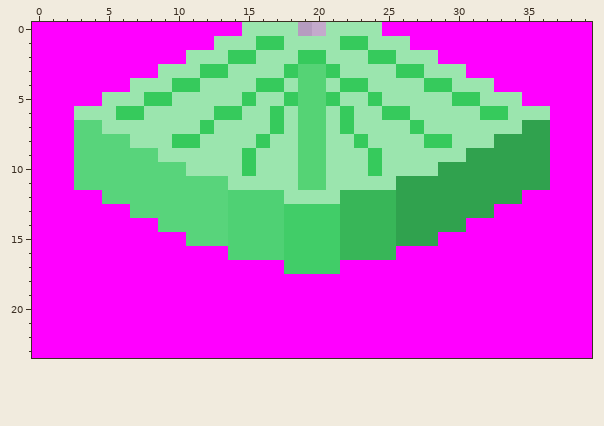
A pixel-art sprite gets an edit: trunk/media/conveyor_dir_3_turn_high.png. This is how it looked before the edit.
The file is 40x24 pixels.
New version:
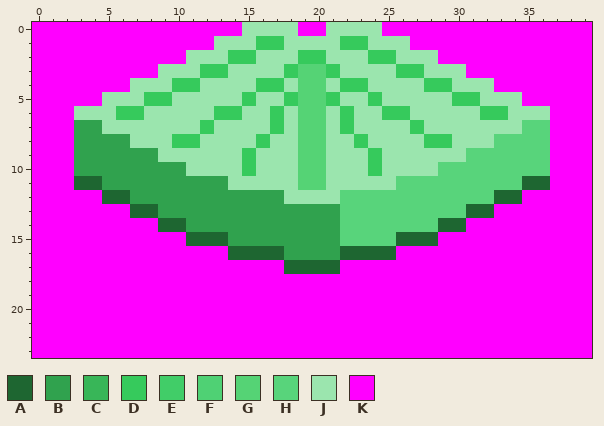
Palette (. is transparent): A #1e6631  B #30a24e  C #38b658  D #36ca5c  E #41cd68  F #4fd174  G #55d375  H #58d47b  J #9be5ae  K #ff00ff
The edit:
Changed rows in their new state; - is an unchanged pixel.
first column x 19:
 0 KK
first column x 3:
 7 BB------------------------------HH
 8 BBBB--------------------------HHHH
 9 BBBBBB----------------------HHHHHH
10 BBBBBBBB------------------HHHHHHHH
11 AABBBBBBBBB------------HHHHHHHHHAA
12 --AABBBBBBBBBBB----HHHHHHHHHHHAA--
13 ----AABBBBBBBBBBBBBHHHHHHHHHAA----
14 ------AABBBBBBBBBBBHHHHHHHAA------
15 --------AAABBBBBBBBHHHHAAA--------
16 -----------AAAABBBBAAAA-----------
17 ---------------AAAA---------------
